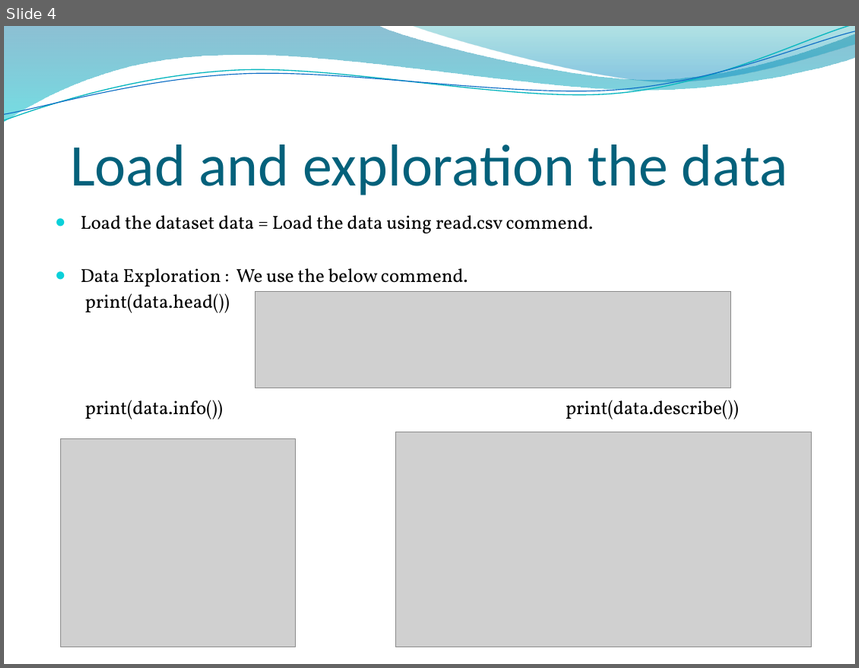
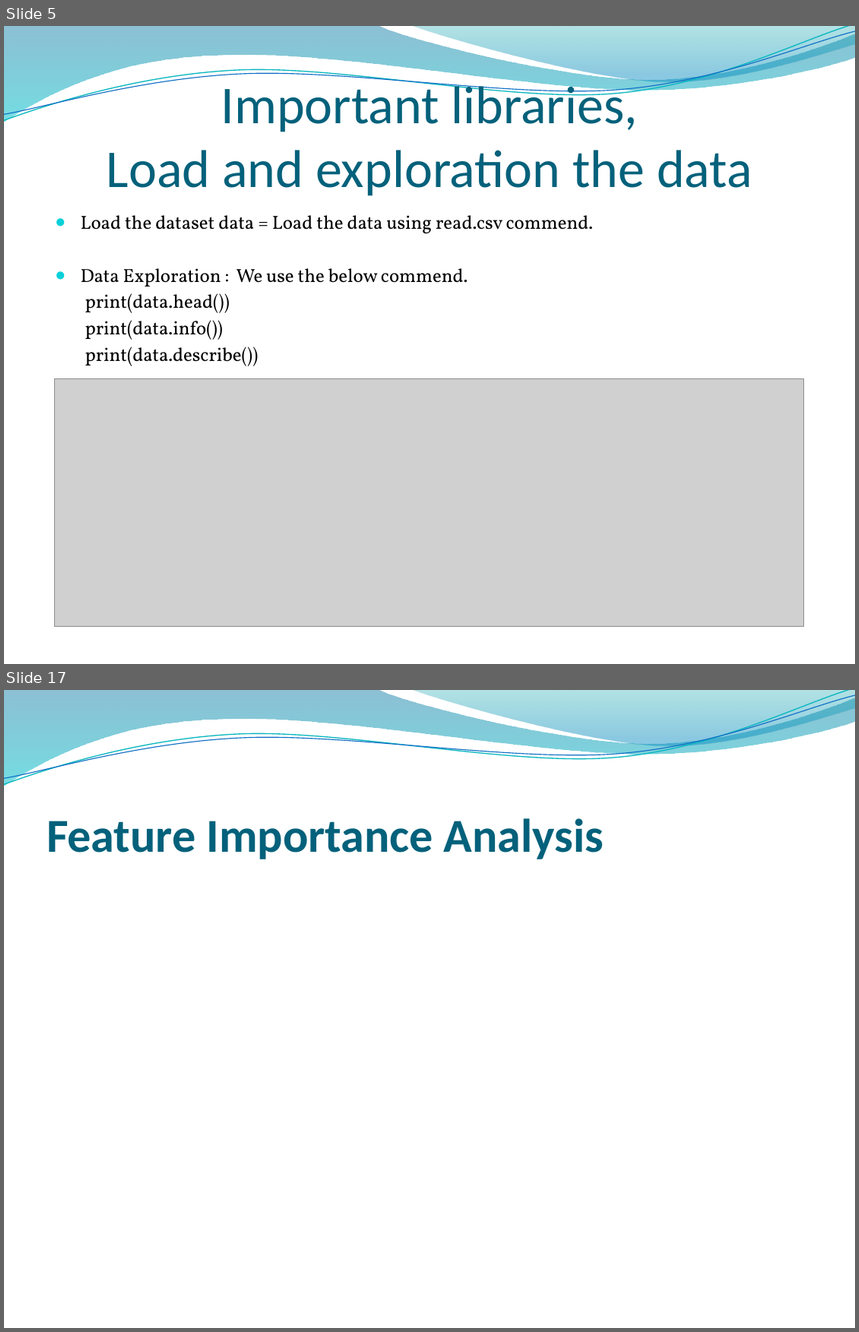
Before and after one commit to bhp001/Price-Prediction-for-Mobile-Phones, a slide deck: Price Prediction for Mobile Phones.pptx. Shown one above the other, each under a label of ours: slide 4 before the commit, slides 5 and 17 after it; the slides between them are not shown. The pictures are 859x668 and 859x1332 pixels, drawn with LibreOffice and Linux fonts; fonts in the diff are those of the drawing; grey boxes stand for pictures; background and template pictures are left out. Boxes give left, top, right and bottom in pixels: in the first picture for what was removed or moved away, otherwise in the second. Text is boxed around its words. In the diff, an @@ line names an element or a change of style, - is before the commit and + after.

```diff
--- a/Price Prediction for Mobile Phones.pptx
+++ b/Price Prediction for Mobile Phones.pptx
@@ slide 17 added at [4, 690, 855, 1328], background picture (left out); not listed: 4 template elements that a slide beside it also shows @@
@@ title added at [47, 818, 604, 859], 40 pt, text #04617B, bold @@
+Feature Importance Analysis
@@ what was slide 4 is now slide 5 @@
@@ slide 5 changed as well @@
@@ title at [107, 78, 753, 196]: text changed; size 50 to 45 pt @@
-Load and exploration the data
+Important libraries,
+Load and exploration the data
@@ picture removed at [255, 291, 731, 388] @@
@@ text at [85, 320, 259, 366]: text changed @@
-print(data.info()) print(data.describe())
+print(data.info())
+print(data.describe())
@@ picture added at [55, 379, 804, 626] @@
@@ picture removed at [396, 432, 812, 648] @@
@@ picture removed at [61, 439, 296, 648] @@
```
Also in this commit, not shown: 1 other slide changed, 11 other slides added.
